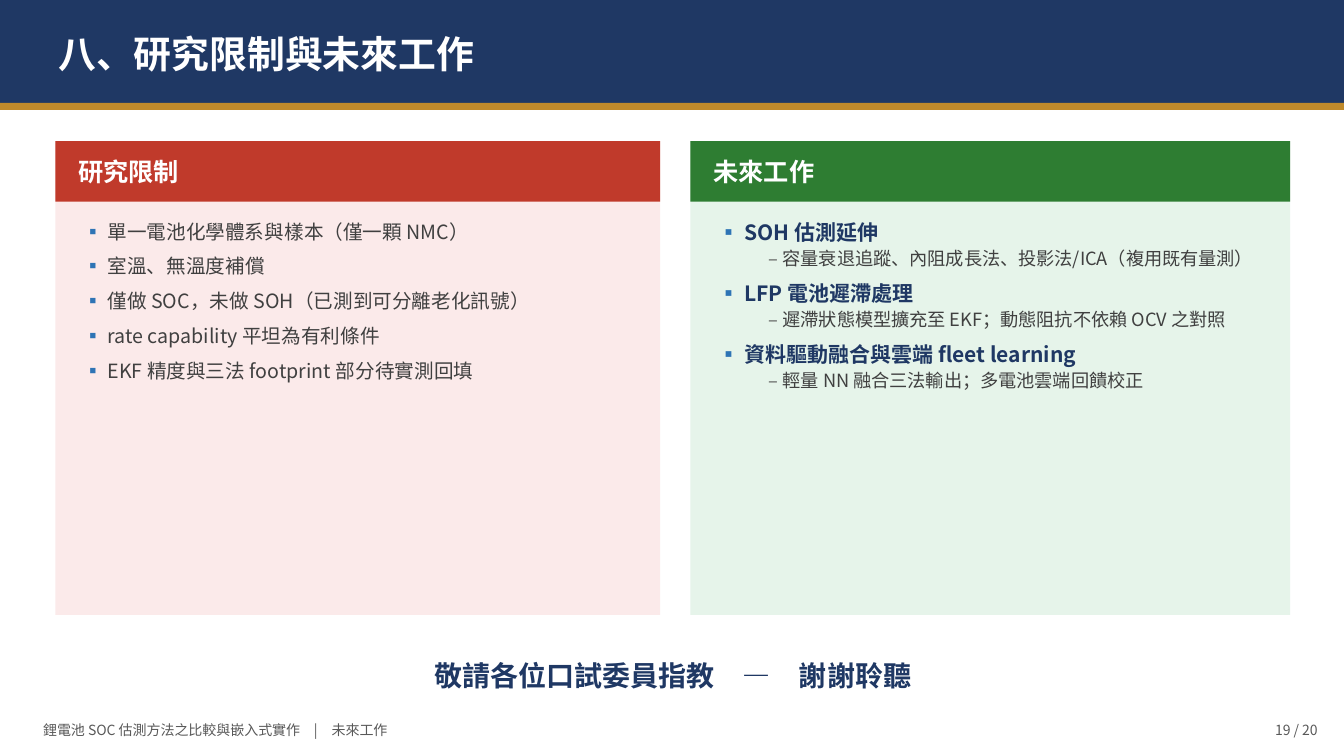
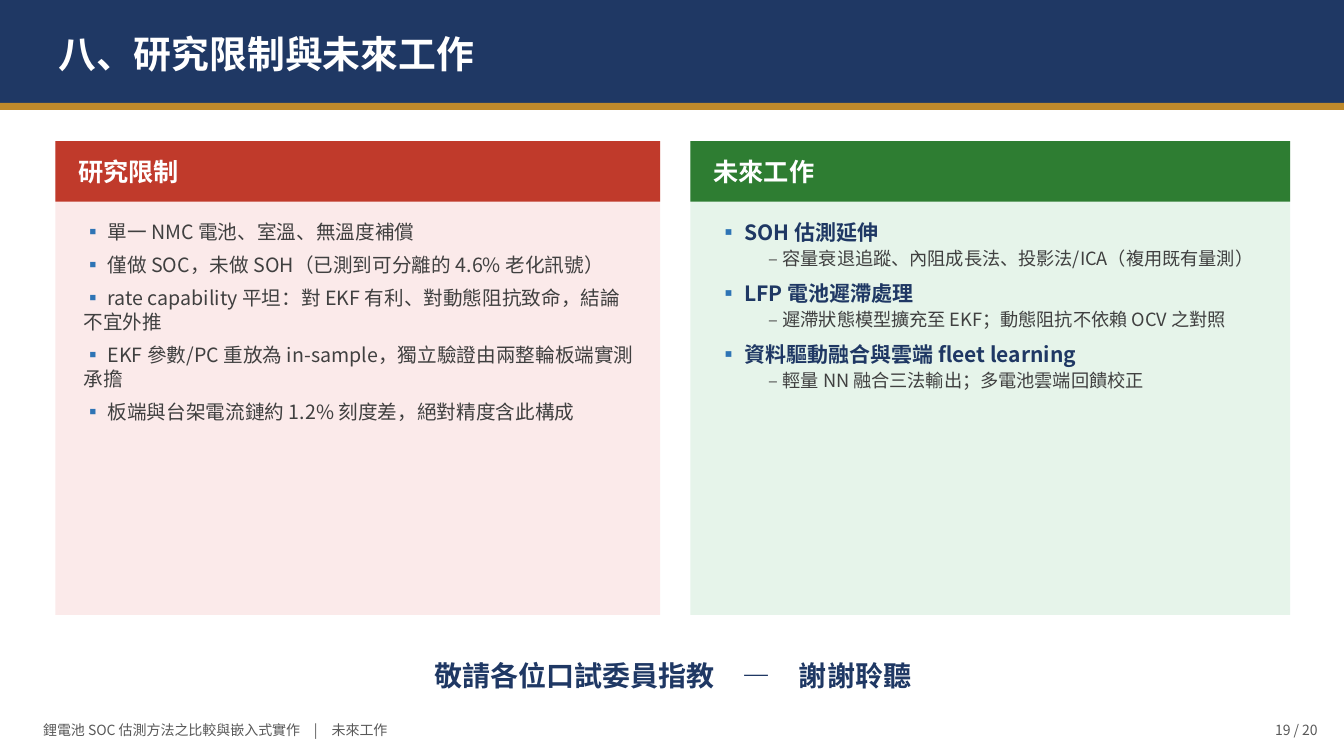
Before and after one commit to JackHung9527/SOC_RESEARCH, a slide deck: slide 20 of DOC/論文撰寫/口試簡報_鋰電池SOC估測.pptx. Drawn at 1344x756 pixels with LibreOffice and Linux fonts; fonts in the diff are those of the drawing. Boxes give left, top, right and bottom in pixels: in the first picture for what was removed or moved away, otherwise in the second. Text is boxed around its words. In the diff, an @@ line names an element or a change of style, - is before the commit and + after.

```diff
--- a/DOC/論文撰寫/口試簡報_鋰電池SOC估測.pptx
+++ b/DOC/論文撰寫/口試簡報_鋰電池SOC估測.pptx
@@ text at <box>83,222,634,421</box>: text changed @@
-▪ 單一電池化學體系與樣本（僅一顆 NMC）
-▪ 室溫、無溫度補償
-▪ 僅做 SOC，未做 SOH（已測到可分離老化訊號）
-▪ rate capability 平坦為有利條件
-▪ EKF 精度與三法 footprint 部分待實測回填
+▪ 單一 NMC 電池、室溫、無溫度補償
+▪ 僅做 SOC，未做 SOH（已測到可分離的 4.6% 老化訊號）
+▪ rate capability 平坦：對 EKF 有利、對動態阻抗致命，結論不宜外推
+▪ EKF 參數/PC 重放為 in-sample，獨立驗證由兩整輪板端實測承擔
+▪ 板端與台架電流鏈約 1.2% 刻度差，絕對精度含此構成
```
Also in this commit, not shown: 5 other slides changed, 1 slide added, 1 slide removed, 2 other files.
